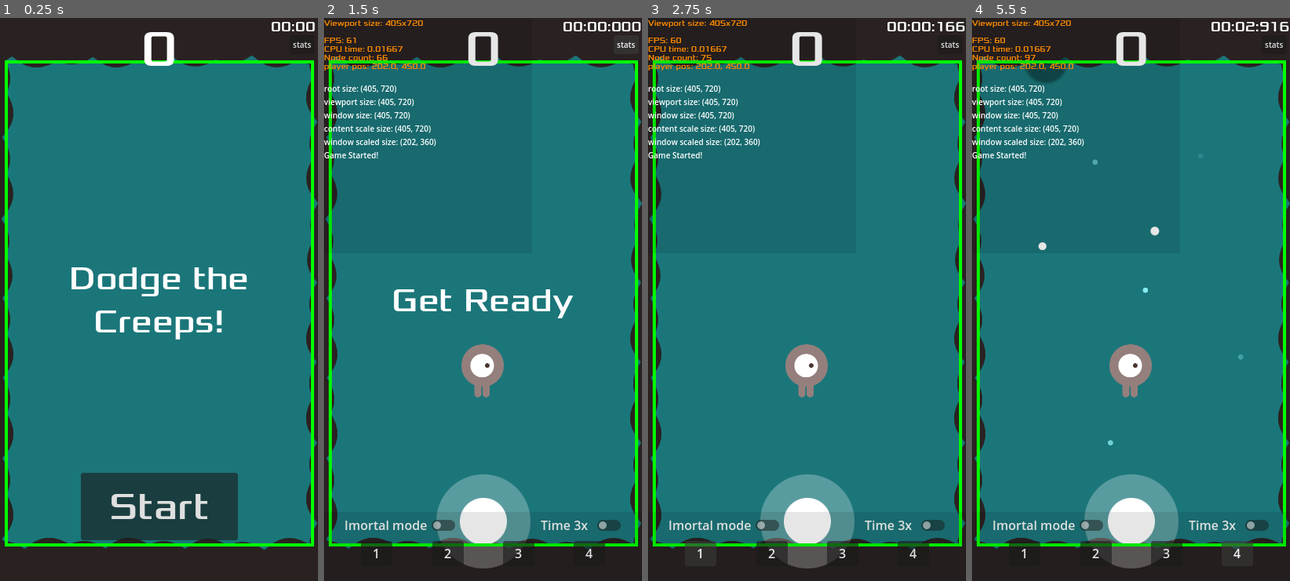
Above: before the commit, frames 1-4 (left to right).
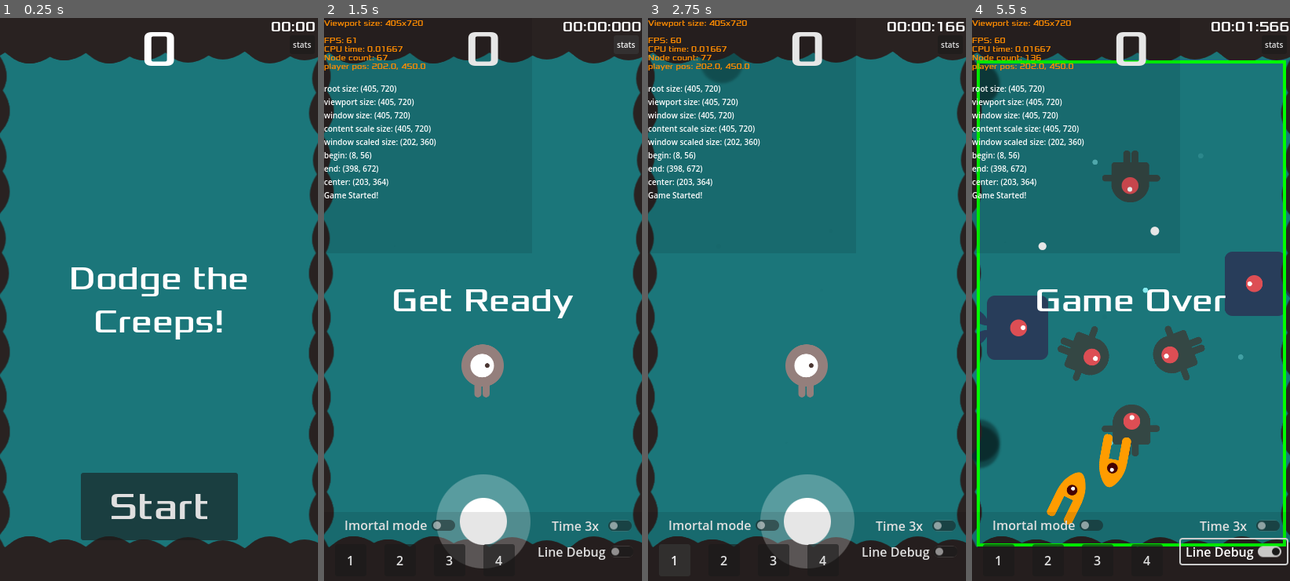
Above: after the commit, the same moments.

Repository: azevedoruan/DodgeTheCreeps
Game: Godot game, scene res://scenes/Main.tscn
Same seed, same stepped clock (60 frames per second), same inputs: the game is played once before the commit and once after it.
Inputs (mouse positions are in pixels of both pictures, inside the frame that each line leads up to):
- Up to frame 1 (0.25 s): no input
- Up to frame 2 (1.5 s): click "Start" at 0.5 s; click "stats" at 1.25 s
- Up to frame 3 (2.75 s): click "1" at 2 s
- Up to frame 4 (5.5 s): click "2" at 2.75 s; click "3" at 3.5 s; click "4" at 4.25 s; click (1232, 552) at 5 s, where only the run after the commit has a clickable "Line Debug"

The runs differ from the first frame. In frame 1, 5.2% of the frame differs, in the area x 0-100%, y 5-95%; in frame 2, 6.5%; in frame 3, 6.8%; in frame 4, 19%, in the area x 0-100%, y 0-98%.
Error before the commit: Invalid call. Nonexistent function 'first_event' in base 'Node (Main)'. (res://scripts/HUD.gd:112)

Commit message:
gameplay container - ajustado MobEventFourth e MobEventFifth. Ajustado container com mudança no tamanho de tela

Diff:
--- a/scenes/HUD.tscn
+++ b/scenes/HUD.tscn
@@ -182,49 +182,61 @@
 anchors_preset = 1
 anchor_left = 1.0
 anchor_right = 1.0
-offset_left = -135.0
-offset_top = 1.0
-offset_right = -20.0
+offset_left = -121.0
+offset_top = 2.0
+offset_right = -6.0
 offset_bottom = 33.0
 grow_horizontal = 0
 focus_mode = 0
 text = "Time 3x"
 
 [node name="Event1Button" type="Button" parent="DeveloperControl"]
-layout_mode = 0
-offset_left = 47.0
-offset_top = 37.0
-offset_right = 86.9995
-offset_bottom = 69.0
+layout_mode = 2
+offset_left = 14.0
+offset_top = 41.0
+offset_right = 54.0
+offset_bottom = 82.0
 focus_mode = 0
 text = "1"
 
 [node name="Event1Button2" type="Button" parent="DeveloperControl"]
-layout_mode = 0
-offset_left = 138.0
-offset_top = 37.0
-offset_right = 177.999
-offset_bottom = 69.0
+layout_mode = 2
+offset_left = 77.0
+offset_top = 41.0
+offset_right = 117.0
+offset_bottom = 82.0
 focus_mode = 0
 text = "2"
 
 [node name="Event1Button3" type="Button" parent="DeveloperControl"]
-layout_mode = 0
-offset_left = 228.0
-offset_top = 37.0
-offset_right = 267.999
-offset_bottom = 69.0
+layout_mode = 2
+offset_left = 140.0
+offset_top = 41.0
+offset_right = 180.0
+offset_bottom = 82.0
 focus_mode = 0
 text = "3"
 
 [node name="Event1Button4" type="Button" parent="DeveloperControl"]
-layout_mode = 0
-offset_left = 318.0
-offset_top = 37.0
-offset_right = 358.0
-offset_bottom = 69.0
+layout_mode = 2
+offset_left = 203.0
+offset_top = 41.0
+offset_right = 243.0
+offset_bottom = 82.0
 focus_mode = 0
 text = "4"
+
+[node name="DrawLineDebugButton" type="CheckButton" parent="DeveloperControl"]
+layout_mode = 1
+anchors_preset = 1
+anchor_left = 1.0
+anchor_right = 1.0
+offset_left = -139.0
+offset_top = 35.0
+offset_right = -4.0
+offset_bottom = 66.0
+grow_horizontal = 0
+text = "Line Debug"
 
 [node name="MessageTimer" type="Timer" parent="."]
 wait_time = 2.0
@@ -238,4 +250,5 @@
 [connection signal="pressed" from="DeveloperControl/Event1Button2" to="." method="_on_event_1_button_2_pressed"]
 [connection signal="pressed" from="DeveloperControl/Event1Button3" to="." method="_on_event_1_button_3_pressed"]
 [connection signal="pressed" from="DeveloperControl/Event1Button4" to="." method="_on_event_1_button_4_pressed"]
+[connection signal="pressed" from="DeveloperControl/DrawLineDebugButton" to="." method="_on_draw_line_debug_button_pressed"]
 [connection signal="timeout" from="MessageTimer" to="." method="_on_message_timer_timeout"]
--- a/scenes/Main.tscn
+++ b/scenes/Main.tscn
@@ -32,30 +32,18 @@
 
 [node name="Container" type="Control" parent="."]
 layout_mode = 3
-anchors_preset = 8
-anchor_left = 0.5
-anchor_top = 0.5
-anchor_right = 0.5
-anchor_bottom = 0.5
-offset_left = -202.5
-offset_top = -360.0
-offset_right = 197.5
-offset_bottom = 360.0
+anchors_preset = 15
+anchor_right = 1.0
+anchor_bottom = 1.0
 grow_horizontal = 2
 grow_vertical = 2
 theme = SubResource("Theme_xjx8x")
 
 [node name="Background" type="ColorRect" parent="Container"]
 layout_mode = 1
-anchors_preset = 8
-anchor_left = 0.5
-anchor_top = 0.5
-anchor_right = 0.5
-anchor_bottom = 0.5
-offset_left = -200.0
-offset_top = -360.0
-offset_right = 205.0
-offset_bottom = 360.0
+anchors_preset = 15
+anchor_right = 1.0
+anchor_bottom = 1.0
 grow_horizontal = 2
 grow_vertical = 2
 color = Color(0.105882, 0.462745, 0.478431, 1)
@@ -68,13 +56,14 @@
 anchor_top = 0.5
 anchor_right = 0.5
 anchor_bottom = 0.5
-offset_left = -192.0
+offset_left = -194.5
 offset_top = -304.0
-offset_right = 198.0
+offset_right = 195.5
 offset_bottom = 312.0
 grow_horizontal = 2
 grow_vertical = 2
 script = ExtResource("2_bsfu4")
+is_debug = false
 color = Color(0, 1, 0, 1)
 line_width = 4.0
 
@@ -91,14 +80,17 @@
 [node name="MarginTop" type="TextureRect" parent="Container"]
 z_index = 2
 layout_mode = 1
-anchors_preset = 5
-anchor_left = 0.5
-anchor_right = 0.5
-offset_left = -488.0
-offset_top = -176.0
-offset_right = 512.0
-offset_bottom = 64.0
-grow_horizontal = 2
+anchors_preset = 8
+anchor_left = 0.5
+anchor_top = 0.5
+anchor_right = 0.5
+anchor_bottom = 0.5
+offset_left = -500.0
+offset_top = -541.0
+offset_right = 500.0
+offset_bottom = -301.0
+grow_horizontal = 2
+grow_vertical = 2
 texture = ExtResource("19_hj66a")
 expand_mode = 1
 stretch_mode = 1
@@ -106,14 +98,17 @@
 [node name="MarginBottom" type="TextureRect" parent="Container"]
 z_index = 2
 layout_mode = 1
-anchors_preset = 5
-anchor_left = 0.5
-anchor_right = 0.5
-offset_left = -472.0
-offset_top = 662.0
-offset_right = 528.0
-offset_bottom = 902.0
-grow_horizontal = 2
+anchors_preset = 8
+anchor_left = 0.5
+anchor_top = 0.5
+anchor_right = 0.5
+anchor_bottom = 0.5
+offset_left = -500.0
+offset_top = 300.0
+offset_right = 500.0
+offset_bottom = 540.0
+grow_horizontal = 2
+grow_vertical = 2
 texture = ExtResource("19_hj66a")
 expand_mode = 1
 stretch_mode = 1
@@ -122,14 +117,17 @@
 [node name="MarginLeft" type="TextureRect" parent="Container"]
 z_index = 2
 layout_mode = 1
-anchors_preset = 5
-anchor_left = 0.5
-anchor_right = 0.5
-offset_left = -422.0
-offset_top = 865.0
-offset_right = 578.0
-offset_bottom = 1105.0
-grow_horizontal = 2
+anchors_preset = 8
+anchor_left = 0.5
+anchor_top = 0.5
+anchor_right = 0.5
+anchor_bottom = 0.5
+offset_left = -429.0
+offset_top = 502.0
+offset_right = 571.0
+offset_bottom = 742.0
+grow_horizontal = 2
+grow_vertical = 2
 rotation = -1.5708
 texture = ExtResource("19_hj66a")
 expand_mode = 1
@@ -138,14 +136,17 @@
 [node name="MarginRigth" type="TextureRect" parent="Container"]
 z_index = 2
 layout_mode = 1
-anchors_preset = 5
-anchor_left = 0.5
-anchor_right = 0.5
-offset_left = 189.0
-offset_top = 845.0
-offset_right = 1189.0
-offset_bottom = 1085.0
-grow_horizontal = 2
+anchors_preset = 8
+anchor_left = 0.5
+anchor_top = 0.5
+anchor_right = 0.5
+anchor_bottom = 0.5
+offset_left = 190.0
+offset_top = 402.0
+offset_right = 1190.0
+offset_bottom = 642.0
+grow_horizontal = 2
+grow_vertical = 2
 rotation = -1.5708
 texture = ExtResource("19_hj66a")
 expand_mode = 1
--- a/scripts/GameplayContainerService.gd
+++ b/scripts/GameplayContainerService.gd
@@ -6,10 +6,13 @@
 var center: Vector2
 var size: Vector2
 
-func _ready() -> void:
-	_init_container_position()
+# ATENÇÃO
+# Todas as chamadas de função ou propriedades desta classe devem ocorrer fora da _ready().
+# Isto é necessário para que o sistema carregue as informações de GameplayBorder a tempo.
+# Para chamadas dentro de _ready() use a função call_deferred().
 
-func _init_container_position() -> void:
+# must be called by Main._ready() function
+func init_container_position() -> void:
 	var container: Control = get_node("../Main/Container/GameplayBorder")
 
 	if container == null:
@@ -23,7 +26,7 @@
 	# desloca para a posição correta ( ... + begin)
 	center = (size / 2) + begin
 
-	print("begin: {0}\nend: {1}\ncenter: {2}".format([begin, end, center]))
+	MyUtility.print_message_log("begin: {0}\nend: {1}\ncenter: {2}".format([begin, end, center]))
 
 func get_top_left_corner() -> Vector2:
 	return begin
--- a/scripts/HUD.gd
+++ b/scripts/HUD.gd
@@ -109,16 +109,20 @@
 
 
 func _on_event_1_button_pressed() -> void:
-	get_parent().first_event()
+	get_parent().fire_event_test(1)
 
 
 func _on_event_1_button_2_pressed() -> void:
-	get_parent().second_event()
+	get_parent().fire_event_test(2)
 
 
 func _on_event_1_button_3_pressed() -> void:
-	get_parent().third_event()
+	get_parent().fire_event_test(3)
 
 
 func _on_event_1_button_4_pressed() -> void:
-	get_parent().fourth_event()
+	get_parent().fire_event_test(4)
+
+
+func _on_draw_line_debug_button_pressed() -> void:
+	get_parent().activate_rect_lines_debug()
--- a/scripts/JoyStickHandler.gd
+++ b/scripts/JoyStickHandler.gd
@@ -17,17 +17,17 @@
 func _ready():
 	# desabilita os processos de input (esses eventos só devem ser habilitados quando o gameplay iniciar)
 	set_process_input(false)
-
-	joy_stick_instance = joy_stick.instantiate() as Node2D
-	joy_stick_instance.visible = false
-
-	if start_pos == Vector2.ZERO:
-		start_pos = Vector2(GameplayContainerServiceNode.center.x, GameplayContainerServiceNode.end.y - 30)
-
-	joy_stick_instance.position = start_pos
-	get_parent().add_child.call_deferred(joy_stick_instance)
-
-	stick = joy_stick_instance.get_node("Base/Stick") as Sprite2D
+	#
+	#joy_stick_instance = joy_stick.instantiate() as Node2D
+	#joy_stick_instance.visible = false
+	#
+	#if start_pos == Vector2.ZERO:
+		#start_pos = Vector2(GameplayContainerServiceNode.center.x, GameplayContainerServiceNode.end.y - 30)
+	#
+	#joy_stick_instance.position = start_pos
+	#get_parent().add_child.call_deferred(joy_stick_instance)
+	#
+	#stick = joy_stick_instance.get_node("Base/Stick") as Sprite2D
 
 
 func _input(event):
@@ -62,5 +62,15 @@
 
 
 func _on_hud_start_game():
+	if joy_stick_instance == null:
+		joy_stick_instance = joy_stick.instantiate() as Node2D
+
+		if start_pos == Vector2.ZERO:
+			start_pos = Vector2(GameplayContainerServiceNode.center.x, GameplayContainerServiceNode.end.y - 30)
+
+		joy_stick_instance.position = start_pos
+		get_parent().add_child.call_deferred(joy_stick_instance)
+		stick = joy_stick_instance.get_node("Base/Stick") as Sprite2D
+
 	set_process_input(true)
 	joy_stick_instance.visible = true
--- a/scripts/Main.gd
+++ b/scripts/Main.gd
@@ -22,7 +22,8 @@
 
 func _ready() -> void:
 	mobs_event_handler.end_event_handler.connect(_on_mobs_event_end)
-	print(hud.name)
+	GameplayContainerServiceNode.init_container_position()
+	MobPositionServiceNode.init_positions()
 
 
 func _process(delta):
@@ -81,6 +82,16 @@
 	MyUtility.print_message_log("Game Started!")
 	bubble_handler.reset_bubbles()
 	mobs_event_handler.restart_events()
+
+#TEST for dev configurations
+func fire_event_test(index: int) -> void:
+	mobs_event_handler.fire_a_event(mob_spawner, player, index)
+
+#TEST for dev configurations
+func activate_rect_lines_debug() -> void:
+	var obj: LinesDebug2D = $Container/GameplayBorder
+	obj.is_debug = !obj.is_debug
+	obj.queue_redraw()
 
 
 func _on_start_timer_timeout():
--- a/scripts/MobPositionService.gd
+++ b/scripts/MobPositionService.gd
@@ -13,7 +13,7 @@
 var _axis_y_bottom: float
 
 
-func _ready() -> void:
+func init_positions() -> void:
 	# prepara as posições do spawn
 	#var root = get_tree().root
 	#_axis_x_left = 0
@@ -80,9 +80,9 @@
 
 	# determina posição no eixo y
 	# ajusta o valor axis_y escolhido para os limites do container
-	var pos_y: float = _axis_y_top + clampf(axis_y, 0.0, GameplayContainerServiceNode.size.y)
-	positions.mob_position.y = pos_y
-	positions.shadow_positon.y = pos_y
+	#var pos_y: float = _axis_y_top + clampf(axis_y, 0.0, GameplayContainerServiceNode.size.y)
+	positions.mob_position.y = axis_y
+	positions.shadow_positon.y = axis_y
 
 	return positions
 
@@ -92,7 +92,7 @@
 
 	# determina posição no eixo x
 	# ajusta o valor axis_x escolhido para os limites do container
-	var pos_x: float = _axis_x_left + clampf(axis_x, 0.0, GameplayContainerServiceNode.size.x)
+	#var pos_x: float = _axis_x_left + clampf(axis_x, 0.0, GameplayContainerServiceNode.size.x)
 	positions.mob_position.x = axis_x
 	positions.shadow_positon.x = axis_x
 
--- a/scripts/MobsEventHandler.gd
+++ b/scripts/MobsEventHandler.gd
@@ -33,5 +33,12 @@
 	_event_count += 1
 
 
+# for DEBUG
+func fire_a_event(mob_spawner: MobSpawner, player: Player, event_index: int = 0) -> void:
+	var tween: Tween = create_tween()
+	var event: MobEvent = events[event_index]
+	event.fire(mob_spawner, player, tween)
+
+
 func _on_event_end() -> void:
 	end_event_handler.emit()
--- a/scripts/debugger/LinesDebug2D.gd
+++ b/scripts/debugger/LinesDebug2D.gd
@@ -1,8 +1,10 @@
 class_name LinesDebug2D
 extends Control
 
+@export var is_debug: bool = true
 @export var color: Color
 @export var line_width: float = 1.0
 
 func _draw() -> void:
-	draw_rect(Rect2(Vector2.ZERO, size), color, false, line_width)
+	if is_debug:
+		draw_rect(Rect2(Vector2.ZERO, size), color, false, line_width)
--- a/scripts/resources/mobEventFifth.gd
+++ b/scripts/resources/mobEventFifth.gd
@@ -2,27 +2,27 @@
 extends MobEvent
 
 func fire(mob_spawner: MobSpawner, player, tween: Tween) -> void:
-	var heigth_screen: float = MyUtility.get_window_scaled().y
-	var heigth_quadrant: float = heigth_screen / 4
-	var heigth_offset: float = heigth_quadrant / 2
-	var pos: Positions = MobPositionServiceNode.get_horizontal_positions("left", heigth_offset)
+	var height_screen: float = GameplayContainerServiceNode.end.y
+	var height_quadrant: float = height_screen / 4
+	var height_offset: float = height_quadrant / 2
+	var pos: Positions = MobPositionServiceNode.get_horizontal_positions("left", height_offset)
 
 	tween.tween_callback(func():
 		mob_spawner.spawn_mob_explode(pos)
 	)
 	tween.tween_interval(1.5)
 	tween.tween_callback(func():
-		pos = MobPositionServiceNode.get_horizontal_positions("rigth", heigth_quadrant + heigth_offset)
+		pos = MobPositionServiceNode.get_horizontal_positions("rigth", height_quadrant + height_offset)
 		mob_spawner.spawn_mob_explode(pos)
 	)
 	tween.tween_interval(3.0)
 	tween.tween_callback(func():
-		pos = MobPositionServiceNode.get_horizontal_positions("left", (3 * heigth_quadrant) + heigth_offset)
+		pos = MobPositionServiceNode.get_horizontal_positions("left", (3 * height_quadrant) + height_offset)
 		mob_spawner.spawn_mob_explode(pos)
 	)
 	tween.tween_interval(1.5)
 	tween.tween_callback(func():
-		pos = MobPositionServiceNode.get_horizontal_positions("rigth", (2 * heigth_quadrant) + heigth_offset)
+		pos = MobPositionServiceNode.get_horizontal_positions("rigth", (2 * height_quadrant) + height_offset)
 		mob_spawner.spawn_mob_explode(pos)
 	)
 
--- a/scripts/resources/mobEventFourth.gd
+++ b/scripts/resources/mobEventFourth.gd
@@ -4,8 +4,8 @@
 
 func fire(mob_spawner: MobSpawner, player, tween: Tween) -> void:
 	# meio da tela vertical
-	var mid_screen_y: float = MyUtility.get_window_scaled().y / 2
-	var mid_screen_x: float = MyUtility.get_window_scaled().x / 2
+	var mid_screen_x: float = GameplayContainerServiceNode.center.x
+	var mid_screen_y: float = GameplayContainerServiceNode.center.y
 
 	tween.tween_callback(func():
 		var pos: Positions = MobPositionServiceNode.get_horizontal_positions("left", mid_screen_y)
Not shown, changed: export_presets.cfg
